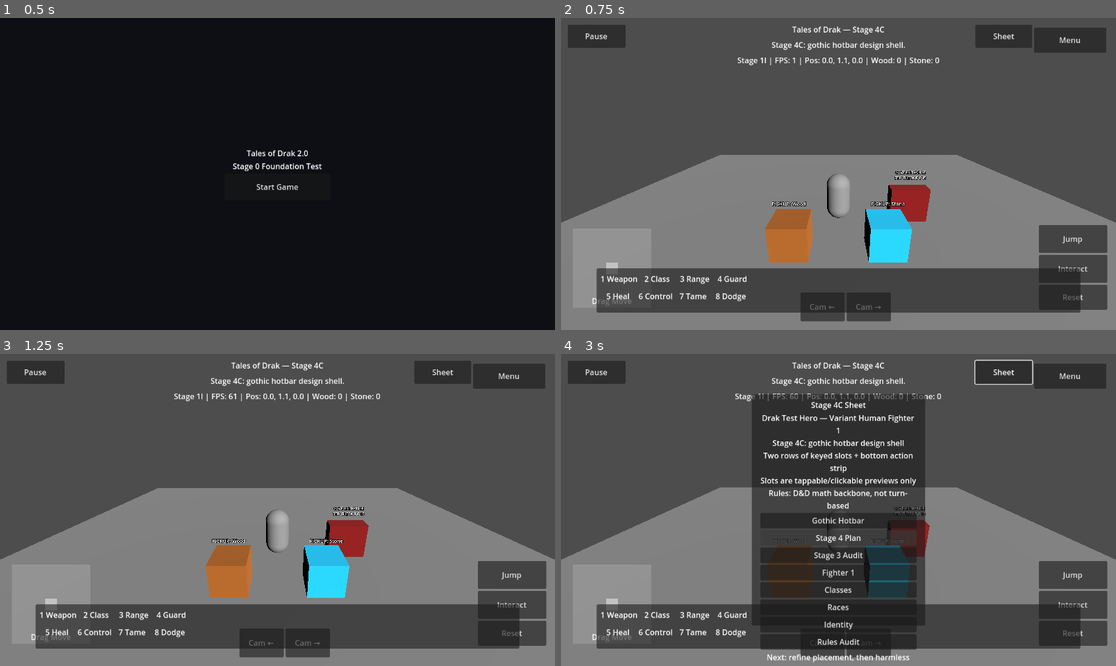
Above: before the commit, frames 1-4 (two rows, left to right).
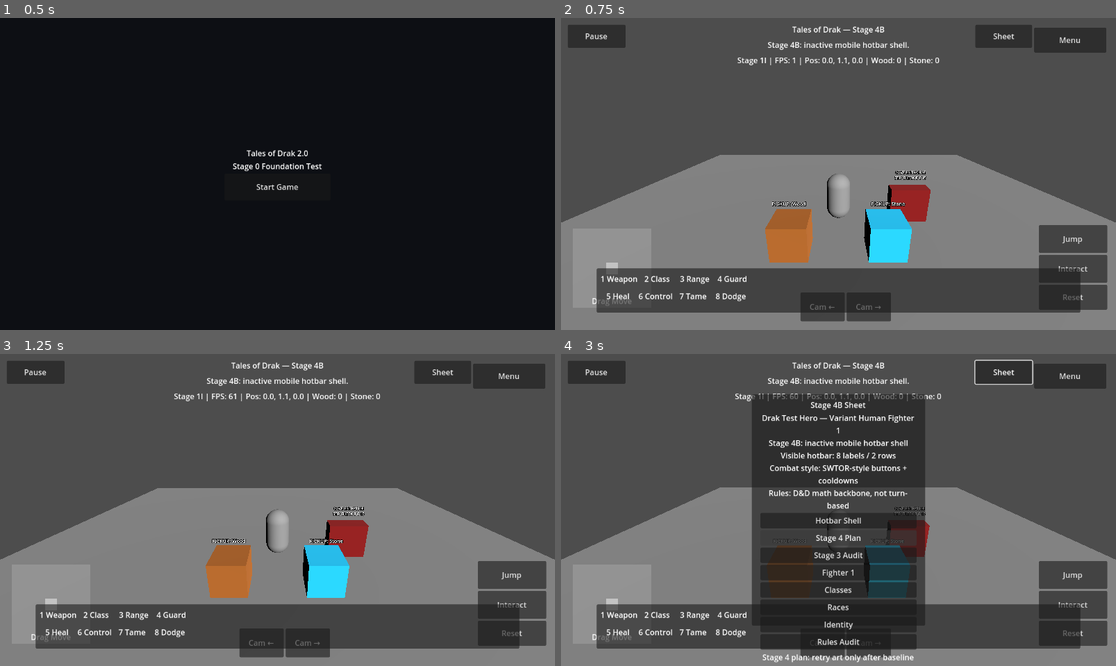
Above: after the commit, the same moments.

Repository: tristanvickery20/Tales-of-Drak-2.0
Game: Godot game, scene res://scenes/main_menu/main_menu.tscn
Two runs of this game, one before a commit and one after it. Both use one fixed random seed, a clock stepped at 60 frames per second and the inputs below.
Inputs:
- Up to frame 1 (0.5 s): no input
- Up to frame 2 (0.75 s): click "Start Game" at 0.5 s
- Up to frame 3 (1.25 s): no input
- Up to frame 4 (3 s): click "Sheet" at 1.25 s; click "Gothic Hotbar" (after the commit: "Hotbar Shell") at 2 s; click "Stage 4 Plan" at 2.75 s

Frame 1 is identical in both runs. In frame 2, 0.3% of the frame differs, in the area x 37-63%, y 2-11%; in frame 3, 0.3%; in frame 4, 2.1%, in the area x 35-64%, y 2-99%.

Commit message:
Restore Stage 4B sheet labels

Diff:
--- a/drak/ui/drak_character_sheet_overlay.gd
+++ b/drak/ui/drak_character_sheet_overlay.gd
@@ -16,9 +16,10 @@
 const SPELLCASTING_SCRIPT := preload("res://drak/rules/drak_spellcasting.gd")
 const RULES_MANIFEST_SCRIPT := preload("res://drak/rules/drak_rules_manifest.gd")
 
-const CURRENT_STAGE_TITLE := "Tales of Drak — Stage 4C"
-const CURRENT_STAGE_STATUS := "Stage 4C: gothic hotbar design shell."
+const CURRENT_STAGE_TITLE := "Tales of Drak — Stage 4B"
+const CURRENT_STAGE_STATUS := "Stage 4B: inactive mobile hotbar shell."
 const CURRENT_LEVEL := 1
+
 const CHARACTER_NAME := "Drak Test Hero"
 const RACE_SPECIES_NAME := "Variant Human"
 const CLASS_NAME := "Fighter"
@@ -101,7 +102,7 @@
 
 	var title := Label.new()
 	title.name = "CharacterSheetTitle"
-	title.text = "Stage 4C Sheet"
+	title.text = "Stage 4B Sheet"
 	title.horizontal_alignment = HORIZONTAL_ALIGNMENT_CENTER
 	title.mouse_filter = Control.MOUSE_FILTER_IGNORE
 	box.add_child(title)
@@ -114,7 +115,7 @@
 	_sheet_text.mouse_filter = Control.MOUSE_FILTER_IGNORE
 	box.add_child(_sheet_text)
 
-	_add_button(box, "Gothic Hotbar", _preview_hotbar_shell)
+	_add_button(box, "Hotbar Shell", _preview_hotbar_shell)
 	_add_button(box, "Stage 4 Plan", _preview_stage4_plan)
 	_add_button(box, "Stage 3 Audit", _preview_stage3_audit)
 	_add_button(box, "Fighter 1", _preview_fighter_level_one_shell)
@@ -136,7 +137,7 @@
 
 	var note := Label.new()
 	note.name = "CharacterSheetNote"
-	note.text = "Hotbar design shell only. No combat/damage/enemies yet."
+	note.text = "Hotbar is visible but inactive. No combat/damage/enemies yet."
 	note.autowrap_mode = TextServer.AUTOWRAP_WORD_SMART
 	note.horizontal_alignment = HORIZONTAL_ALIGNMENT_CENTER
 	note.mouse_filter = Control.MOUSE_FILTER_IGNORE
@@ -154,7 +155,7 @@
 	parent.add_child(button)
 
 func _get_sheet_text() -> String:
-	return "%s\nStage 4C: gothic hotbar design shell\nTwo rows of keyed slots + bottom action strip\nSlots are tappable/clickable previews only\nRules: D&D math backbone, not turn-based" % [_get_character_identity_summary()]
+	return "%s\nStage 4B: inactive mobile hotbar shell\nVisible hotbar: 8 labels / 2 rows\nCombat style: SWTOR-style buttons + cooldowns\nRules: D&D math backbone, not turn-based" % [_get_character_identity_summary()]
 
 func _get_character_identity_summary() -> String:
 	return "%s — %s %s %d" % [CHARACTER_NAME, RACE_SPECIES_NAME, CLASS_NAME, CURRENT_LEVEL]
@@ -168,10 +169,10 @@
 	_sheet_panel.visible = false
 
 func _preview_hotbar_shell() -> void:
-	_check_result_text.text = "Stage 4C: gothic two-row hotbar shell. Pressing slots only highlights/previews."
+	_check_result_text.text = "Stage 4B: visible 2-row hotbar shell only. Slots are labels; no actions yet."
 
 func _preview_stage4_plan() -> void:
-	_check_result_text.text = "Next: refine placement, then harmless slot press feedback/cooldowns."
+	_check_result_text.text = "Stage 4 plan: retry art only after baseline placement is confirmed."
 
 func _preview_stage3_audit() -> void:
 	_check_result_text.text = "Stage 3 preserved: identity, approved races/classes, and class shells."
@@ -217,6 +218,6 @@
 
 func _replace_stage_text(text: String) -> String:
 	var updated := text
-	for stage_name in ["Stage 11", "Stage 1I", "Stage 1E", "Sta …(312 unchanged characters)… ge 3F", "Stage 3G", "Stage 4A", "Stage 4B"]:
-		updated = updated.replace(stage_name, "Stage 4C")
+	for stage_name in ["Stage 11", "Stage 1I", "Stage 1E", "Sta …(312 unchanged characters)… ge 3F", "Stage 3G", "Stage 4A", "Stage 4C"]:
+		updated = updated.replace(stage_name, "Stage 4B")
 	return updated
